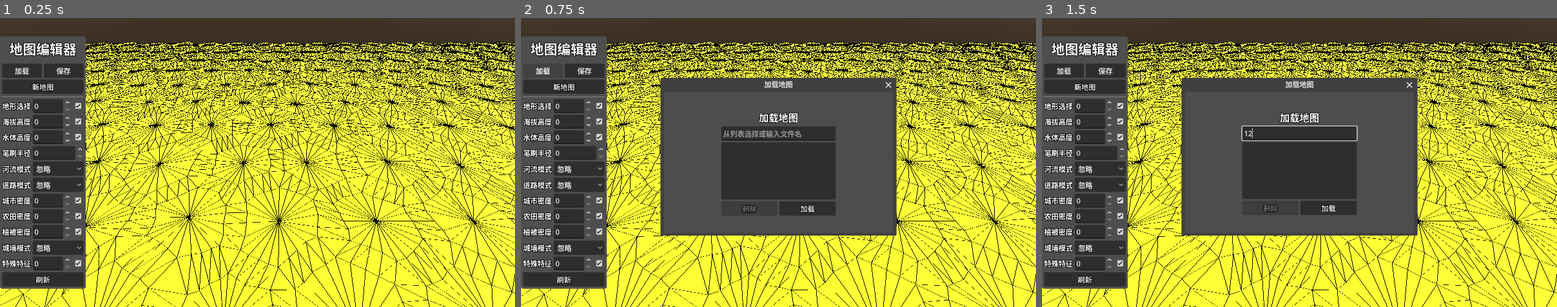
Above: before the commit, frames 1-3 (left to right).
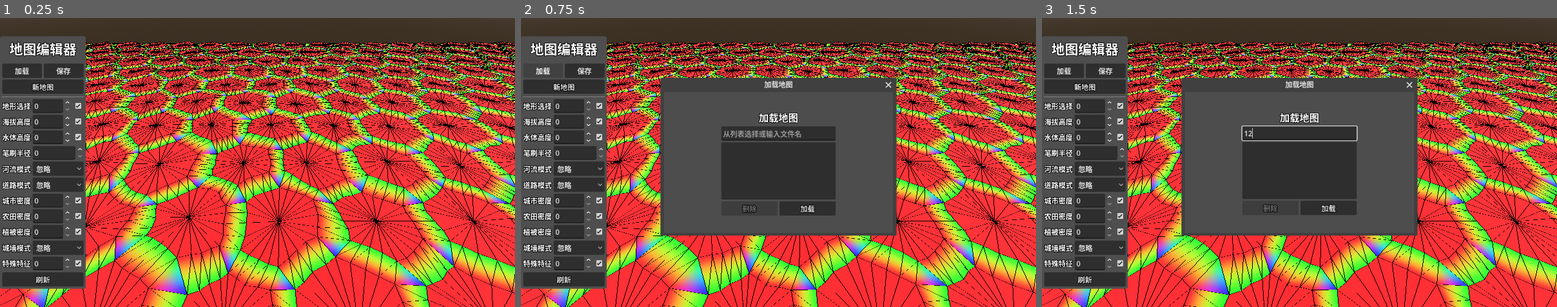
Above: after the commit, the same moments.

Repository: LiGameAcademy/godot_hex_map
Game: Godot game, scene res://scenes/main.tscn
The game is run twice, just before and just after one commit, with the same random seed, the same clock (stepped at 60 frames per second) and the same inputs.
Inputs (mouse positions are in pixels of both pictures, inside the frame that each line leads up to):
- Up to frame 1 (0.25 s): no input
- Up to frame 2 (0.75 s): click "加载" at 0.5 s
- Up to frame 3 (1.5 s): click (1299, 133) at 1.27 s; type "12" at 1.35 s

The runs differ from the first frame. In frame 1, 63% of the frame differs, in the area x 0-100%, y 8-100%; in frame 2, 42%; in frame 3, 42%.

Commit message:
53-地形纹理：Splat 顶点色与剖分改造

Diff:
--- a/prefabs/hex_grid_chunk.gd
+++ b/prefabs/hex_grid_chunk.gd
@@ -1,6 +1,10 @@
 @tool
 extends Node3D
 class_name HexGridChunk
+
+const COLOR1 := Color(1.0, 0.0, 0.0)  # 红
+const COLOR2 := Color(0.0, 1.0, 0.0)  # 绿
+const COLOR3 := Color(0.0, 0.0, 1.0)  # 蓝
 
 ## 本块内的格子（由 HexGrid 通过 add_cell 填入）
 var _cells: Array[HexCell] = []
@@ -105,7 +109,7 @@
 				_feature_manager.add_special_feature(cell, cell.position)
 
 func _triangulate_without_river(cell: HexCell, direction: int, center: Vector3, edge: PackedVector3Array) -> void:
-	_triangulate_fan(center, edge, cell.color)
+	_triangulate_fan(center, edge, COLOR1)
 
 	if cell.has_roads():
 		var interpolators := _get_road_interpolators(direction as HexCell.HexDirection, cell)
@@ -149,7 +153,7 @@
 	if cell.get_edge_type(dir_index as HexCell.HexDirection) == HexMetrics.HexEdgeType.SLOPE:
 		_triangulate_edge_terraces(edge, edge2, cell, neighbor, has_road)
 	else:
-		_triangulate_strip(edge, edge2, cell.color, neighbor.color, has_road)
+		_triangulate_strip(edge, edge2, COLOR1, COLOR2, has_road)
 
 	# 添加城墙
 	_feature_manager.add_wall(edge, cell, edge2, neighbor, cell.has_river_through_edge(dir_index), cell.has_road_through_edge(dir_index))
@@ -170,21 +174,21 @@
 		else:
 			_triangulate_corner(v5, edge[-1], v4, next_neighbor, cell, neighbor)
 
-func _triangulate_edge_terraces(edge: PackedVector3Array, edge2: PackedVector3Array, begin_cell: HexCell, end_cell: HexCell, has_road: bool) -> void:
-	var begin_color := begin_cell.color
-	var end_color := end_cell.color
+func _triangulate_edge_terraces(edge: PackedVector3Array, edge2: PackedVector3Array, _begin_cell: HexCell, _end_cell: HexCell, has_road: bool) -> void:
+	#var begin_color := begin_cell.color
+	#var end_color := end_cell.color
 
 	var e2 := _terrace_lerp_edge(edge, edge2, 1)
-	var c2 := HexMetrics.terrace_lerp_color(begin_color, end_color, 1)
-
-	_triangulate_strip(edge, e2, begin_cell.color, c2, has_road)
+	var c2 := HexMetrics.terrace_lerp_color(COLOR1, COLOR2, 1)
+
+	_triangulate_strip(edge, e2, COLOR1, c2, has_road)
 	for i in range(2, HexMetrics.TERRACE_STEPS):
 		var e1 := e2
 		var c1 = c2
 		e2 = _terrace_lerp_edge(edge, edge2, i)
-		c2 = HexMetrics.terrace_lerp_color(begin_color, end_color, i)
+		c2 = HexMetrics.terrace_lerp_color(COLOR1, COLOR2, i)
 		_triangulate_strip(e1, e2, c1, c2, has_road)
-	_triangulate_strip(e2, edge2, c2, end_color, has_road)
+	_triangulate_strip(e2, edge2, c2, COLOR2, has_road)
 
 func _triangulate_corner(
 		bottom_v: Vector3, left_v: Vector3, right_v: Vector3,
@@ -211,7 +215,7 @@
 			_triangulate_corner_terraces_cliff(left_v, right_v, bottom_v, left_cell, right_cell, bottom_cell)
 	else:
 		# 涵盖了我们尚未讨论过的所有剩余情况，包括 FFF、CCF、CCCR 和 CCCL。它们都用一个三角形表示
-		_terrain_mesh.add_triangle([bottom_v, left_v, right_v], [bottom_cell.color, left_cell.color, right_cell.color])
+		_terrain_mesh.add_triangle([bottom_v, left_v, right_v], [COLOR1, COLOR2, COLOR3])
 
 	_feature_manager.add_corner_wall(
 		bottom_cell, left_cell, right_cell,
@@ -220,49 +224,48 @@
 
 func _triangulate_corner_terraces(
 		begin_v: Vector3, left_v: Vector3, right_v: Vector3,
-		begin_cell: HexCell, left_cell: HexCell, right_cell: HexCell) -> void:
+		_begin_cell: HexCell, _left_cell: HexCell, _right_cell: HexCell) -> void:
 	var v3 = HexMetrics.terrace_lerp(begin_v, left_v, 1);
 	var v4 = HexMetrics.terrace_lerp(begin_v, right_v, 1)
-	var c3 = HexMetrics.terrace_lerp_color(begin_cell.color, left_cell.color, 1)
-	var c4 = HexMetrics.terrace_lerp_color(begin_cell.color, right_cell.color, 1)
-
-	_terrain_mesh.add_triangle([begin_v, v3, v4], [begin_cell.color, c3, c4])
+	var c3 = HexMetrics.terrace_lerp_color(COLOR1, COLOR2, 1)
+	var c4 = HexMetrics.terrace_lerp_color(COLOR1, COLOR3, 1)
+
+	_terrain_mesh.add_triangle([begin_v, v3, v4], [COLOR1, c3, c4])
 	for i in range(2, HexMetrics.TERRACE_STEPS):
 		var v1 = v3; var v2 = v4
 		var c1 = c3; var c2 = c4
 		v3 = HexMetrics.terrace_lerp(begin_v, left_v, i)
 		v4 = HexMetrics.terrace_lerp(begin_v, right_v, i)
-		c3 = HexMetrics.terrace_lerp_color(begin_cell.color, left_cell.color, i)
-		c4 = HexMetrics.terrace_lerp_color(begin_cell.color, right_cell.color, i)
+		c3 = HexMetrics.terrace_lerp_color(COLOR1, COLOR2, i)
+		c4 = HexMetrics.terrace_lerp_color(COLOR1, COLOR3, i)
 		_terrain_mesh.add_quad([v1, v2, v3, v4], [c1, c2, c3, c4])
-	_terrain_mesh.add_quad([v3, v4, left_v, right_v], [c3, c4, left_cell.color, right_cell.color])
+	_terrain_mesh.add_quad([v3, v4, left_v, right_v], [c3, c4, COLOR2, COLOR3])
 
 func _triangulate_corner_terraces_cliff(
 		begin_v: Vector3, left_v: Vector3, right_v: Vector3,
 		begin_cell: HexCell, left_cell: HexCell, right_cell: HexCell) -> void:
 	var b : float = absf(1.0 / (right_cell.elevation - begin_cell.elevation))
 	var boundary : Vector3 = HexMetrics.perturb(begin_v).lerp(HexMetrics.perturb(right_v), b)
-	var boundary_color : Color = begin_cell.color.lerp(right_cell.color, b)
-
-	_triangulate_boundary_triangle(begin_v, left_v, boundary, begin_cell.color, left_cell.color, boundary_color)
+	var boundary_color : Color = COLOR1.lerp(COLOR3, b)
+
+	_triangulate_boundary_triangle(begin_v, left_v, boundary, COLOR1, COLOR2, boundary_color)
 	if left_cell.get_edge_type_by_cell(right_cell) == HexMetrics.HexEdgeType.SLOPE:
-		_triangulate_boundary_triangle(left_v, right_v, boundary, left_cell.color, right_cell.color, boundary_color)
-	else:
-		#_terrain_mesh.add_triangle([left_v, right_v, boundary], [left_cell.color, right_cell.color, boundary_color])
-		_terrain_mesh.add_triangle([HexMetrics.perturb(left_v), HexMetrics.perturb(right_v), boundary], [left_cell.color, right_cell.color, boundary_color], false)
+		_triangulate_boundary_triangle(left_v, right_v, boundary, COLOR2, COLOR3, boundary_color)
+	else:
+		_terrain_mesh.add_triangle([HexMetrics.perturb(left_v), HexMetrics.perturb(right_v), boundary], [COLOR2, COLOR3, boundary_color], false)
 
 func _triangulate_corner_cliff_terraces(
 		begin_v: Vector3, left_v: Vector3, right_v: Vector3,
 		begin_cell: HexCell, left_cell: HexCell, right_cell: HexCell) -> void:
 	var b : float = abs(1.0 / (left_cell.elevation - begin_cell.elevation))
 	var boundary : Vector3 = HexMetrics.perturb(begin_v).lerp(HexMetrics.perturb(left_v), b)
-	var boundary_color : Color = begin_cell.color.lerp(left_cell.color, b)
-
-	_triangulate_boundary_triangle(right_v, begin_v, boundary, right_cell.color, begin_cell.color, boundary_color)
+	var boundary_color : Color = COLOR1.lerp(COLOR2, b)
+
+	_triangulate_boundary_triangle(right_v, begin_v, boundary, COLOR3, COLOR1, boundary_color)
 	if left_cell.get_edge_type_by_cell(right_cell) == HexMetrics.HexEdgeType.SLOPE:
-		_triangulate_boundary_triangle(left_v, right_v, boundary, left_cell.color, right_cell.color, boundary_color)
-	else:
-		_terrain_mesh.add_triangle([HexMetrics.perturb(left_v), HexMetrics.perturb(right_v), boundary], [left_cell.color, right_cell.color, boundary_color], false)
+		_triangulate_boundary_triangle(left_v, right_v, boundary, COLOR2, COLOR3, boundary_color)
+	else:
+		_terrain_mesh.add_triangle([HexMetrics.perturb(left_v), HexMetrics.perturb(right_v), boundary], [COLOR2, COLOR3, boundary_color], false)
 
 func _triangulate_boundary_triangle(
 		begin_v: Vector3, left_v: Vector3, boundary_v: Vector3,
@@ -318,12 +321,12 @@
 	center.y = cell.stream_bed_y
 	ms[2].y = cell.stream_bed_y
 
-	_triangulate_strip(ms, edge, cell.color, cell.color)
-
-	_terrain_mesh.add_triangle([center_left, ms[0], ms[1]], [cell.color, cell.color, cell.color])
-	_terrain_mesh.add_triangle([center_right, ms[3], ms[4]], [cell.color, cell.color, cell.color])
-	_terrain_mesh.add_quad([center_left, center, ms[1], ms[2]], [cell.color, cell.color, cell.color, cell.color])
-	_terrain_mesh.add_quad([center, center_right, ms[2], ms[3]], [cell.color, cell.color, cell.color, cell.color])
+	_triangulate_strip(ms, edge, COLOR1, COLOR1)
+
+	_terrain_mesh.add_triangle([center_left, ms[0], ms[1]], [COLOR1, COLOR1, COLOR1])
+	_terrain_mesh.add_triangle([center_right, ms[3], ms[4]], [COLOR1, COLOR1, COLOR1])
+	_terrain_mesh.add_quad([center_left, center, ms[1], ms[2]], [COLOR1, COLOR1, COLOR1, COLOR1])
+	_terrain_mesh.add_quad([center, center_right, ms[2], ms[3]], [COLOR1, COLOR1, COLOR1, COLOR1])
 
 	if cell.is_underwater:
 		return
@@ -335,8 +338,8 @@
 func _triangulate_river_begin_or_end(cell: HexCell, _direction: int, center: Vector3, edge: PackedVector3Array) -> void:
 	var ms := _make_edge(center.lerp(edge[0], 0.5), center.lerp(edge[-1], 0.5))
 	ms[2].y = edge[2].y
-	_triangulate_strip(ms, edge, cell.color, cell.color)
-	_triangulate_fan(center, ms, cell.color)
+	_triangulate_strip(ms, edge, COLOR1, COLOR1)
+	_triangulate_fan(center, ms, COLOR1)
 
 	if cell.is_underwater:
 		return
@@ -367,8 +370,8 @@
 	elif cell.has_river_through_edge(previous_direction) and cell.has_river_through_edge(cell.next2_direction(direction)):
 			center += HexMetrics.get_second_solid_corner(direction) * 0.25
 	var ms := _make_edge(center.lerp(edge[0], 0.5), center.lerp(edge[-1], 0.5))
-	_triangulate_strip(ms, edge, cell.color, cell.color)
-	_triangulate_fan(center, ms, cell.color)
+	_triangulate_strip(ms, edge, COLOR1, COLOR1)
+	_triangulate_fan(center, ms, COLOR1)
 
 	if not cell.is_underwater and not cell.has_road_through_edge(direction):
 		var feature_pos: Vector3 = (center + edge[0] + edge[-1]) / 3.0
